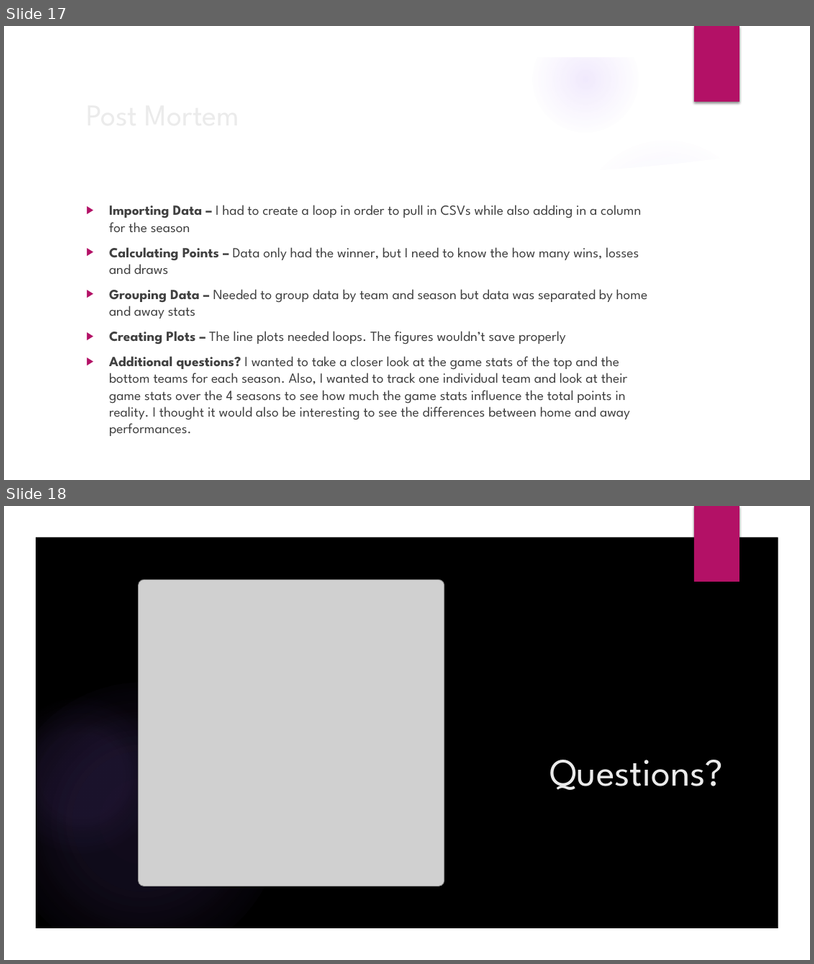
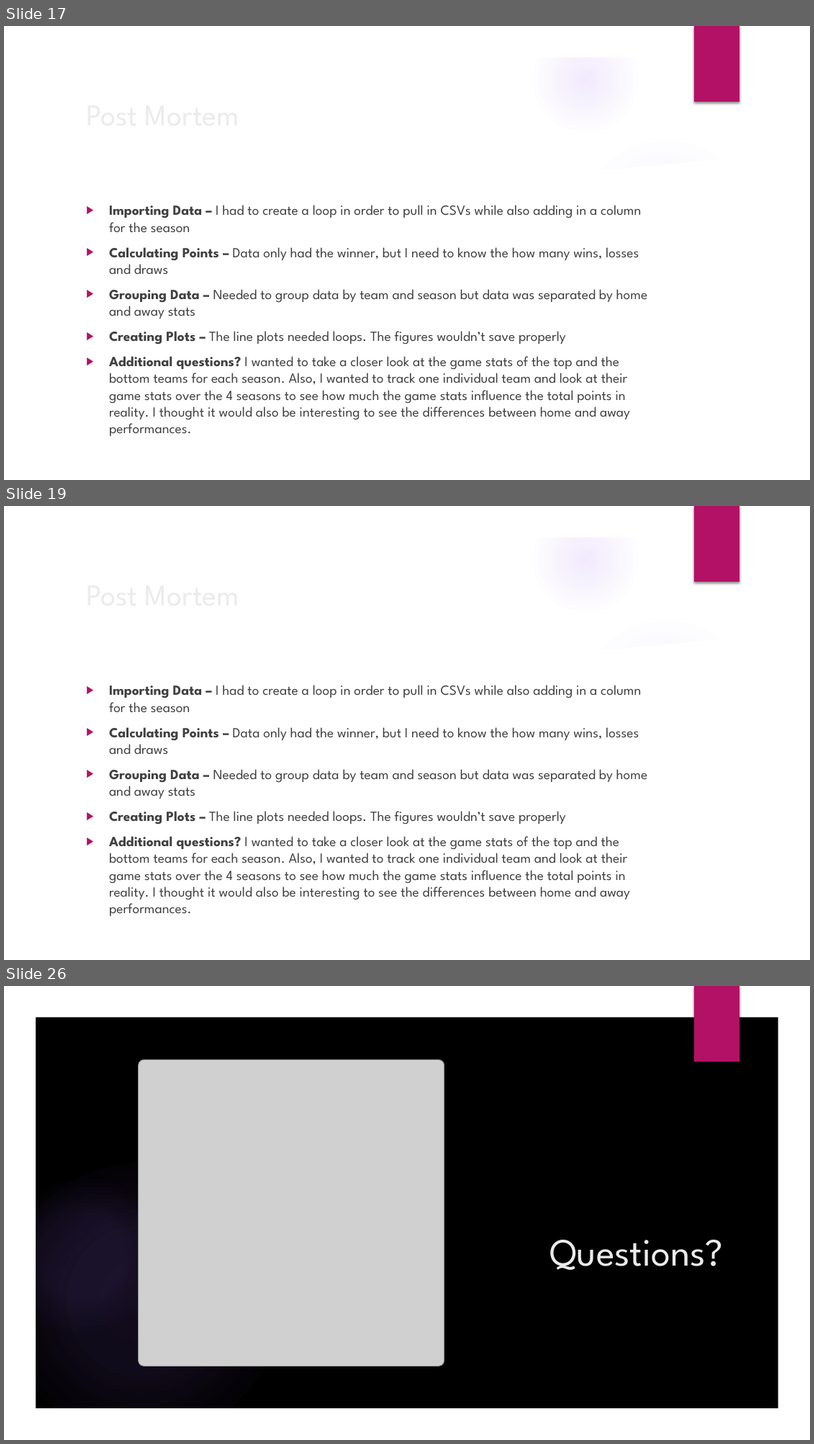
Before and after one commit to ethomps33/Premier_League_Sports_Analysis, a slide deck: Presentation/Project 1 Presentation.pptx. Shown one above the other, each under a label of ours: slides 17 and 18 before the commit, slides 17, 19 and 26 after it; the slides between them are not shown. The pictures are 814x964 and 814x1444 pixels, drawn with LibreOffice and Linux fonts; fonts in the diff are those of the drawing; grey boxes stand for pictures; background and template pictures are left out. Boxes give left, top, right and bottom in pixels: in the first picture for what was removed or moved away, otherwise in the second. Text is boxed around its words. In the diff, an @@ line names an element or a change of style, - is before the commit and + after.

```diff
--- a/Presentation/Project 1 Presentation.pptx
+++ b/Presentation/Project 1 Presentation.pptx
@@ slide 19 added at <box>4,506,810,960</box>, background picture (left out); not listed: 9 template elements that a slide beside it also shows @@
@@ title added at <box>80,570,660,617</box>, 36 pt, text #EBEBEB @@
+Post Mortem
@@ text added at <box>109,685,648,916</box>, 16.6 pt, text #404040 @@
+▶ Importing Data – I had to create a loop in order to pull in CSVs while also adding in a column for the season
+▶ Calculating Points – Data only had the winner, but I need to know the how many wins, losses and draws
+▶ Grouping Data – Needed to group data by team and season but data was separated by home and away stats
+▶ Creating Plots – The line plots needed loops. The figures wouldn’t save properly
+▶ Additional questions? I wanted to take a closer look at the game stats of the top and the bottom teams for each season. Also, I wanted to track one individual team and look at their game stats over the 4 seasons to see how much the game stats influence the total points in reality. I thought it would also be interesting to see the differences between home and away performances.
@@ what was slide 18 is now slide 26 @@
```
Also in this commit, not shown: 14 slides changed, 7 other slides added, 12 other files.
